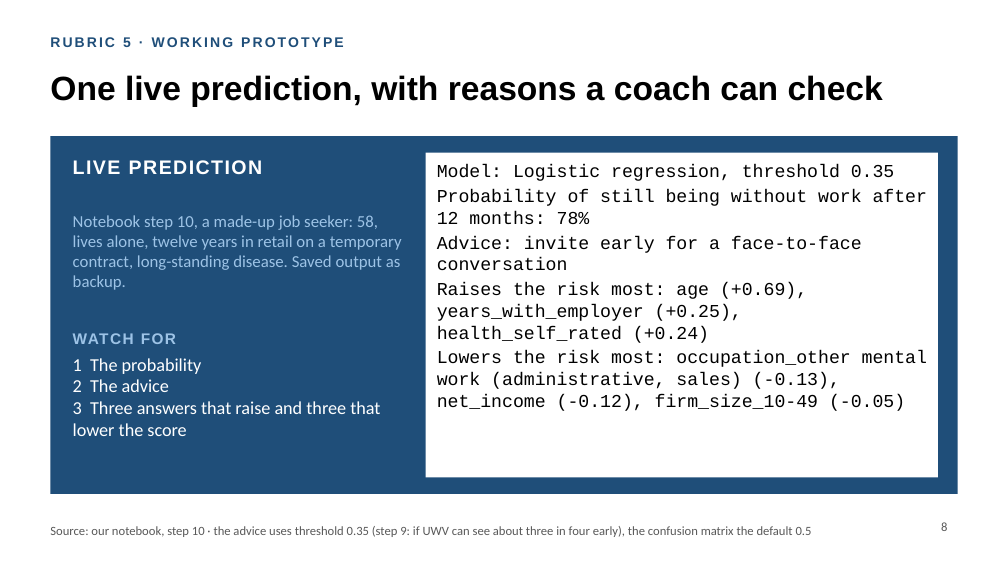
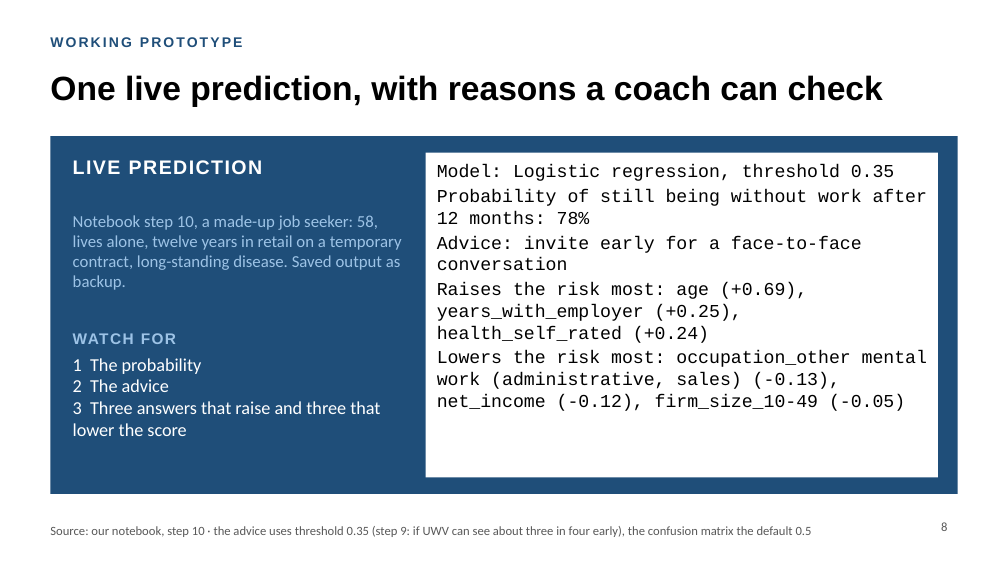
Before and after one commit to lucasjansze/Hackathon_5, a slide deck: slide 8 of presentation/Who_needs_early_help.pptx. Drawn at 1008x567 pixels with LibreOffice and Linux fonts; fonts in the diff are those of the drawing. Boxes give left, top, right and bottom in pixels: in the first picture for what was removed or moved away, otherwise in the second. Text is boxed around its words. In the diff, an @@ line names an element or a change of style, - is before the commit and + after.

```diff
--- a/presentation/Who_needs_early_help.pptx
+++ b/presentation/Who_needs_early_help.pptx
@@ text at box(50, 37, 243, 47): text changed @@
-RUBRIC 5 · WORKING PROTOTYPE
+WORKING PROTOTYPE
```
Also in this commit, not shown: 9 other slides changed, 1 other file.
